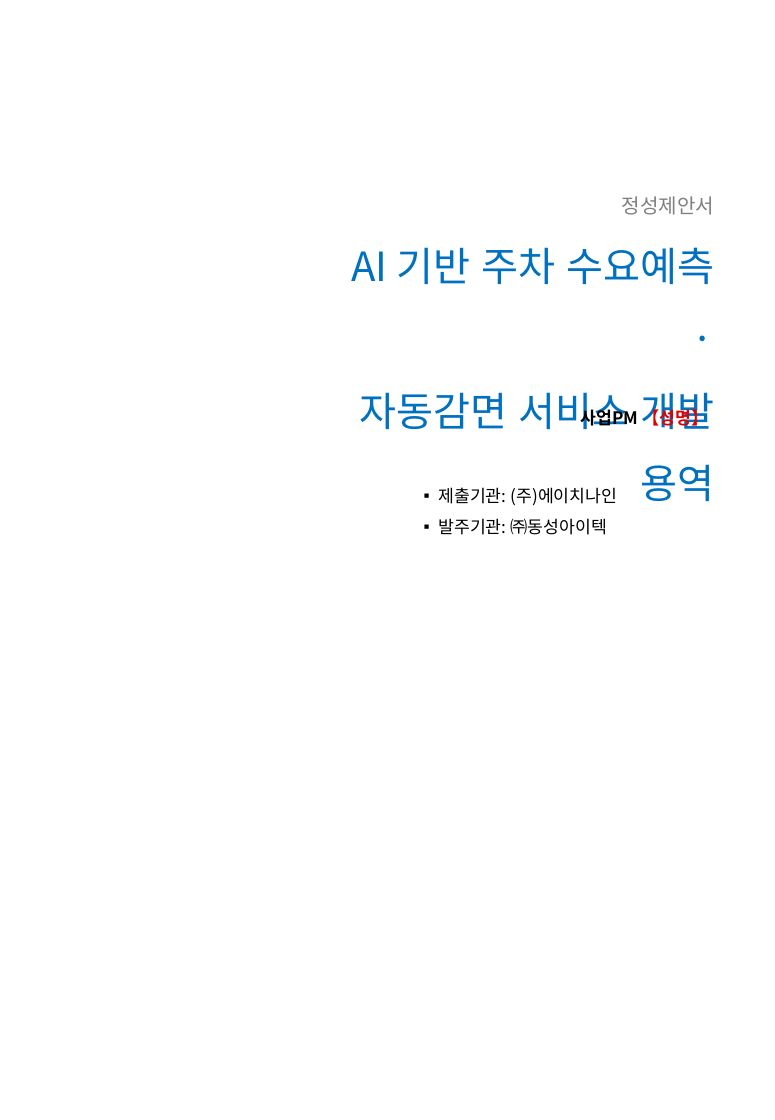
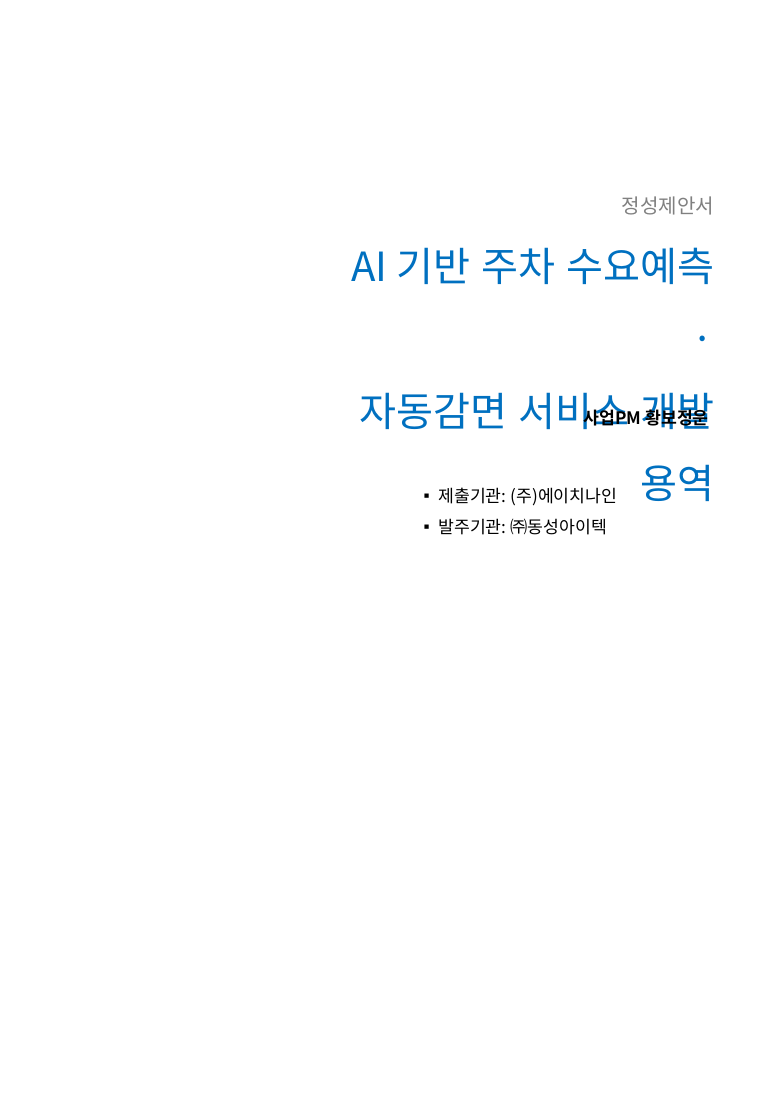
Before and after one commit to hwangsteeve-tech/hbjw, a slide deck: slide 1 of proposals/2026-11_dsit-parking-ai/dsit_proposal.pptx. Drawn at 775x1120 pixels with LibreOffice and Linux fonts; fonts in the diff are those of the drawing; background and template pictures are left out. Boxes give left, top, right and bottom in pixels: in the first picture for what was removed or moved away, otherwise in the second. Text is boxed around its words. In the diff, an @@ line names an element or a change of style, - is before the commit and + after.

```diff
--- a/proposals/2026-11_dsit-parking-ai/dsit_proposal.pptx
+++ b/proposals/2026-11_dsit-parking-ai/dsit_proposal.pptx
@@ text at bbox=[584, 407, 708, 430]: text changed @@
-사업PM 【성명】
+사업PM 황보정운
```
Also in this commit, not shown: 5 other slides changed, 4 other files.
